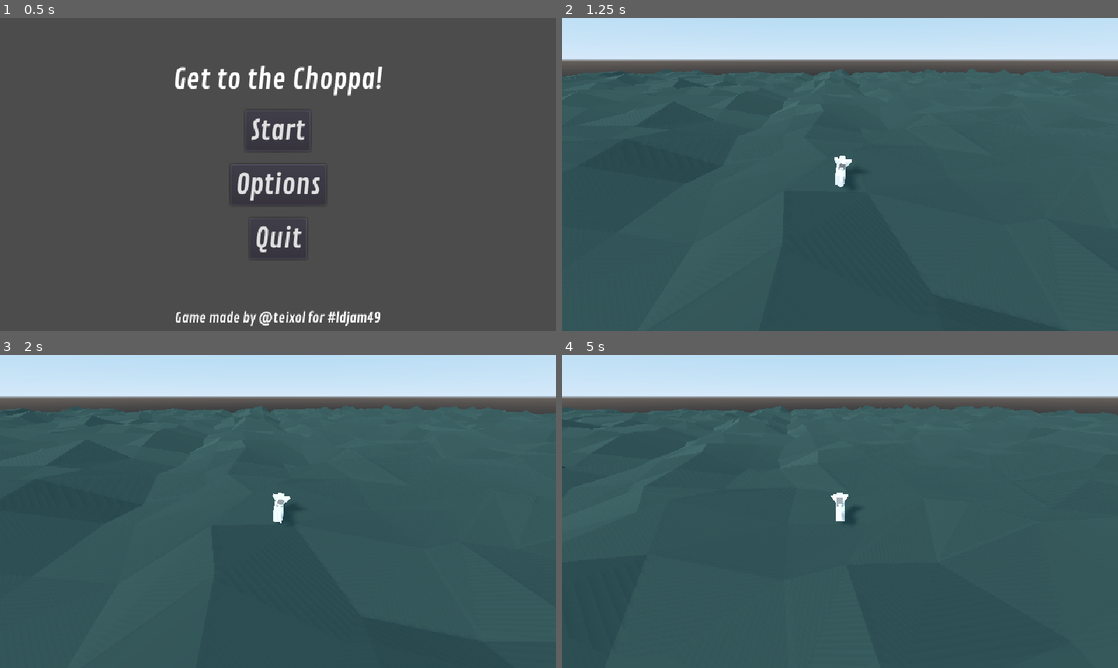
Above: before the commit, frames 1-4 (two rows, left to right).
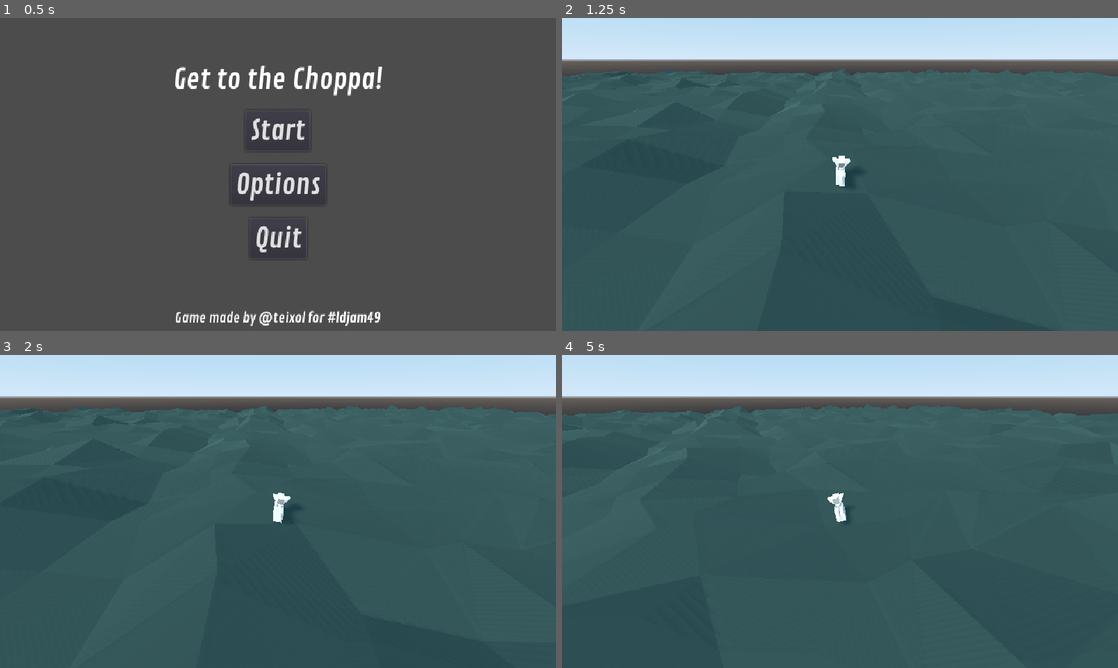
Above: after the commit, the same moments.

Repository: guilhermehto/chopper-rescue
Game: Godot game, scene res://interface/MainMenu.tscn
Same seed, same stepped clock (60 frames per second), same inputs: the game is played once before the commit and once after it.
Inputs:
- Up to frame 1 (0.5 s): no input
- Up to frame 2 (1.25 s): click "Start" at 0.5 s
- Up to frame 3 (2 s): hold Right (cyclic_right) from 1.28 s (still down)
- Up to frame 4 (5 s): release Right (cyclic_right) at 2.03 s; hold S (collective_down) 2.03-2.78 s; hold Right (cyclic_right) 2.78-3.53 s; hold W (collective_up) 3.53-4.28 s; hold Left (cyclic_left) from 4.28 s (still down)

Frame 1 is identical in both runs. In frame 2, 0.2% of the frame differs, in the area x 0-99%, y 16-54%; in frame 3, 0.3%; in frame 4, 0.7%, in the area x 0-100%, y 15-54%.

Commit message:
Move to integrate forces

Diff:
--- a/entities/chopper/PhysicsChopper.gd
+++ b/entities/chopper/PhysicsChopper.gd
@@ -2,28 +2,52 @@
 
 #const COLLECTIVE_SPEED: float = 0.3 # how quickly the collective goes up and down
 const COLLECTIVE_SPEED: float = 0.8 # how quickly the collective goes up and down
+const MAX_ROTATION: float = deg2rad(20.0)
 
 export var engine_force: float = 6000
 export var tail_engine_force: float = 3000
+export var yaw_force: float = 3000
+export var pitch_force: float = 8000
+export var roll_force: float = 2000
 
 var collective: float = 0 setget _set_collective
 
+func _integrate_forces(state: PhysicsDirectBodyState) -> void:
+
+	if rotation.z >= MAX_ROTATION and angular_velocity.z > 0:
+		angular_velocity.z = 0
+		rotation.z = MAX_ROTATION
+	elif rotation.z <= -MAX_ROTATION and angular_velocity.z < 0:
+		angular_velocity.z = 0
+		rotation.z = -MAX_ROTATION
+
+	if rotation.x >= MAX_ROTATION and angular_velocity.x > 0:
+		angular_velocity.x = 0
+		rotation.x = MAX_ROTATION
+	elif rotation.x <= -MAX_ROTATION and angular_velocity.x < 0:
+		angular_velocity.x = 0
+		rotation.x = -MAX_ROTATION
+
+
 func _physics_process(delta: float) -> void:
 	self.collective = collective + (float(Input.is_action_pressed("collective_up")) - float(Input.is_action_pressed("collective_down"))) * COLLECTIVE_SPEED * delta
-	add_force(global_transform.basis.y * engine_force * collective, Vector3.ZERO)
+	add_force(Vector3.UP * engine_force * collective, Vector3.ZERO)
 
 	var pedal_rotation = Input.get_action_strength("pedal_left") - Input.get_action_strength("pedal_right")
-	add_torque(global_transform.basis.y * tail_engine_force * pedal_rotation)
+	add_torque(global_transform.basis.y * yaw_force * pedal_rotation)
 
 	var cyclic = Vector2(
 		Input.get_action_strength("cyclic_backward") - Input.get_action_strength("cyclic_forward"),
 		Input.get_action_strength("cyclic_right") - Input.get_action_strength("cyclic_left")
 	)
+	if rotation.z < MAX_ROTATION and rotation.z > -MAX_ROTATION:
+		add_torque(-global_transform.basis.z * roll_force * cyclic.y)
+	if rotation.x < MAX_ROTATION and rotation.x > -MAX_ROTATION:
+		add_torque(global_transform.basis.x * pitch_force * cyclic.x)
 
-	add_torque(-global_transform.basis.z * tail_engine_force / 2 * cyclic.y)
-	add_torque(global_transform.basis.x * tail_engine_force * cyclic.x)
-
-	var forward_force = Vector3.UP.dot(Vector3(0, rotation.x, 0))
+#	var forward_force = Vector3.UP.dot(Vector3(0, rotation.x, 0))
+	var forward_force = rotation.x / MAX_ROTATION
+	print(forward_force)
 	add_force(global_transform.basis.z.rotated(global_transform.basis.x, 0) * engine_force * 2 * forward_force, Vector3.ZERO)
 
 	var side_force = -Vector3.UP.dot(Vector3(0, rotation.z, 0))
--- a/game/Game.tscn
+++ b/game/Game.tscn
@@ -19,6 +19,7 @@
 albedo_color = Color( 1, 0.419608, 0.419608, 1 )
 
 [sub_resource type="PhysicsMaterial" id=6]
+friction = 50.0
 
 [node name="Game" type="Node"]
 
@@ -171,7 +172,7 @@
 [node name="PhysicsChopper" parent="." instance=ExtResource( 1 )]
 transform = Transform( 1, 0, 0, 0, 1, 0, 0, 0, 1, 0, 4, 0 )
 physics_material_override = SubResource( 6 )
-linear_damp = 1.0
+angular_damp = 2.0
 engine_force = 16000.0
 tail_engine_force = 2000.0
 
--- a/project.godot
+++ b/project.godot
@@ -87,6 +87,7 @@
 [physics]
 
 common/enable_pause_aware_picking=true
+3d/physics_engine="Bullet"
 
 [rendering]
 
